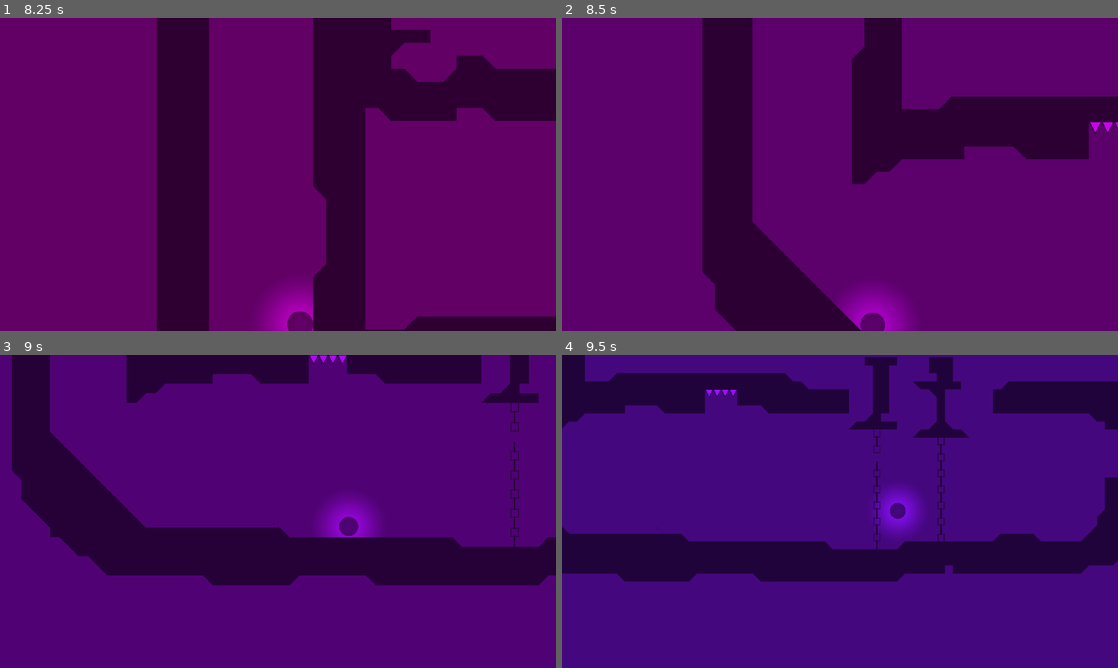
Above: before the commit, frames 1-4 (two rows, left to right).
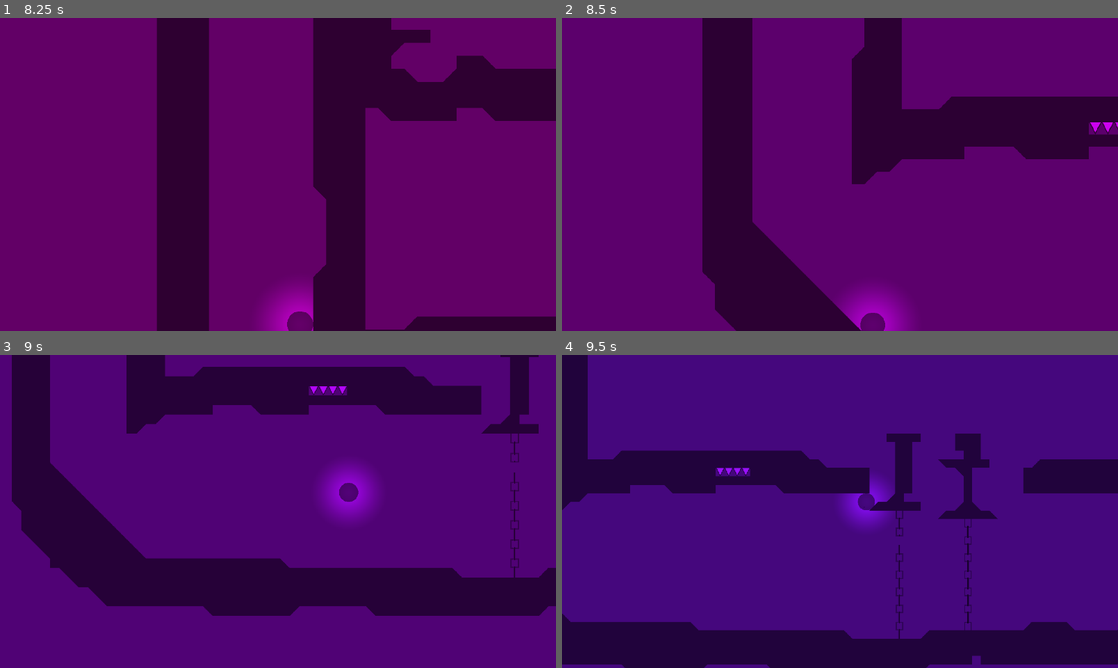
Above: after the commit, the same moments.

Repository: strGiorgio/Midnight-Game
Game: Godot game, scene res://Scenes/main.tscn
The game is run twice, just before and just after one commit, with the same random seed, the same clock (stepped at 60 frames per second) and the same inputs.
Inputs:
- Up to frame 1 (8.25 s): hold D (move_right) 0.53-2.03 s; tap Space (jump) at 0.6, 0.77, 1.07, 1.35, 1.52, 1.82, 2.1, 2.85, 3.02, 3.32, 3.6, 3.77, 4.07, 4.35, 4.52, 4.82, 5.1, 5.85, 6.02, 6.32, 6.6, 6.77, 7.07, 7.35, 7.52, 7.82, 8.1 s; hold A (move_left) 2.03-2.78 s; hold D (move_right) 2.78-4.28 s; hold A (move_left) 4.28-5.03 s; hold D (move_right) 5.03-5.78 s; hold A (move_left) 5.78-7.28 s; hold D (move_right) from 7.28 s (still down)
- Up to frame 2 (8.5 s): keep holding D (move_right)
- Up to frame 3 (9 s): keep holding D (move_right); tap Space (jump) at 8.85 s
- Up to frame 4 (9.5 s): keep holding D (move_right); tap Space (jump) at 9.02, 9.32 s

Frame 1 is identical in both runs. In frame 2, 0.2% of the frame differs, in the area x 94-100%, y 37-42%; in frame 3, 30%; in frame 4, 45%, in the area x 0-100%, y 0-100%.

Commit message:
Create a entered body event to change gravity

Diff:
--- a/Scenes/main.tscn
+++ b/Scenes/main.tscn
@@ -174,8 +174,10 @@
 [sub_resource type="RectangleShape2D" id=12]
 extents = Vector2( 24, 16 )
 
-[sub_resource type="Animation" id=13]
-resource_name = "water"
+[sub_resource type="RectangleShape2D" id=13]
+extents = Vector2( 406.336, 17.8511 )
+
+[sub_resource type="Animation" id=14]
 loop = true
 step = 0.2
 tracks/0/type = "value"
@@ -287,7 +289,7 @@
 collision_layer = 8
 occluder_light_mask = 0
 format = 1
-tile_data = PoolIntArray( 196609, -1073741822, 0, 196610, 0, …(160918 unchanged characters)…  11796370, 0, 0, 11796371, 0, 0, 11796376, 0, 0, 11796377, 0, 0, 11796378, 0, 0, …(10968 unchanged characters)…
+tile_data = PoolIntArray( 196609, -1073741822, 0, 196610, 0, …(160918 unchanged characters)…  11796370, 0, 0, 11796371, 0, 0, 11796372, 0, 0, 11796373, 0, 0, 11796374, 0, 0, 11796375, 0, 0, 11796376, 0, 0, 11796377, 0, 0, 11796378, 0, 0, …(10968 unchanged characters)…
 script = ExtResource( 9 )
 
 [node name="deathzone4" type="Area2D" parent="."]
@@ -474,6 +476,14 @@
 
 [node name="collision" type="CollisionShape2D" parent="deathzone2"]
 shape = SubResource( 12 )
+
+[node name="revertGravity" type="Area2D" parent="."]
+position = Vector2( -3910.83, 6006.36 )
+rotation = 4.71238
+scale = Vector2( 0.76001, 1 )
+
+[node name="CollisionShape2D" type="CollisionShape2D" parent="revertGravity"]
+shape = SubResource( 13 )
 
 [node name="water2" parent="." instance=ExtResource( 13 )]
 modulate = Color( 1, 1, 1, 0.666667 )
@@ -484,7 +494,7 @@
 
 [node name="AnimationPlayer2" type="AnimationPlayer" parent="water2"]
 autoplay = "water"
-anims/water = SubResource( 13 )
+anims/water = SubResource( 14 )
 
 [connection signal="body_entered" from="checkpoint1" to="Player" method="_on_checkpoint1_body_entered"]
 [connection signal="body_entered" from="checkpoint2" to="Player" method="_on_checkpoint1_body_entered"]
@@ -509,3 +519,4 @@
 [connection signal="body_entered" from="deathzone" to="Player" method="_on_deathzone_body_entered"]
 [connection signal="body_entered" from="deathzone3" to="Player" method="_on_deathzone_body_entered"]
 [connection signal="body_entered" from="deathzone2" to="Player" method="_on_deathzone_body_entered"]
+[connection signal="body_entered" from="revertGravity" to="Player" method="_on_revertGravity_body_entered"]
--- a/Scripts/Player.gd
+++ b/Scripts/Player.gd
@@ -129,3 +129,9 @@
 	if body.name == "Player":
 		var coords = get_position()
 		changeCheck(coords[1], coords[0])
+
+
+func _on_revertGravity_body_entered(body):
+	if body.name == "Player":
+		gravity = -30
+		jump_force = 600
Not shown: 1 places in Scenes/main.tscn that only renumber resources
